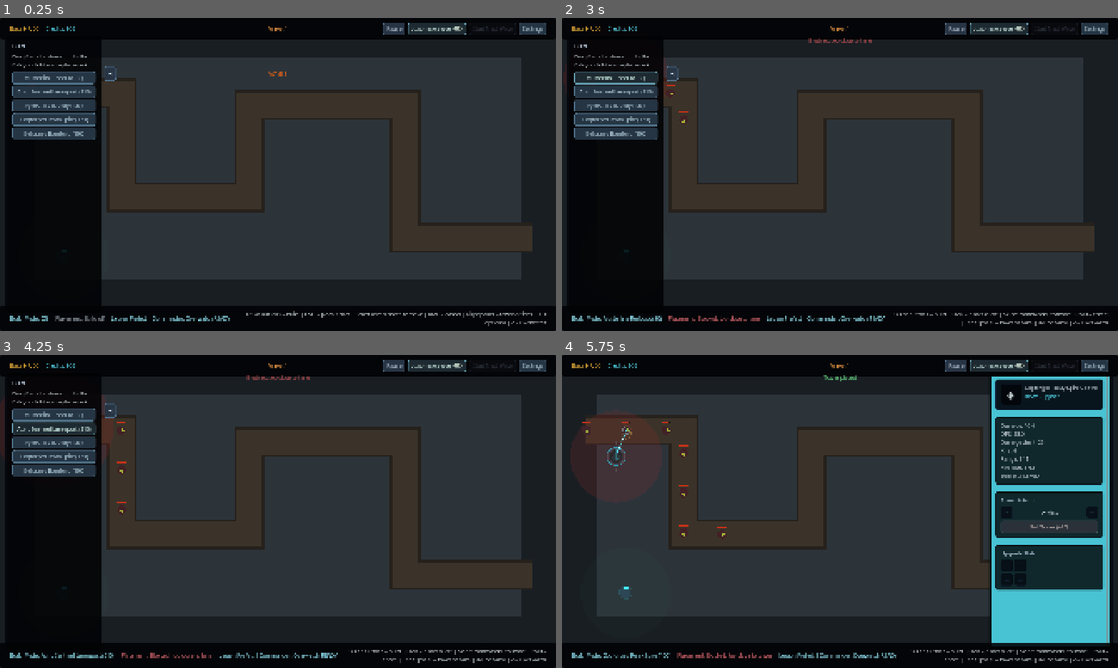
Above: before the commit, frames 1-4 (two rows, left to right).
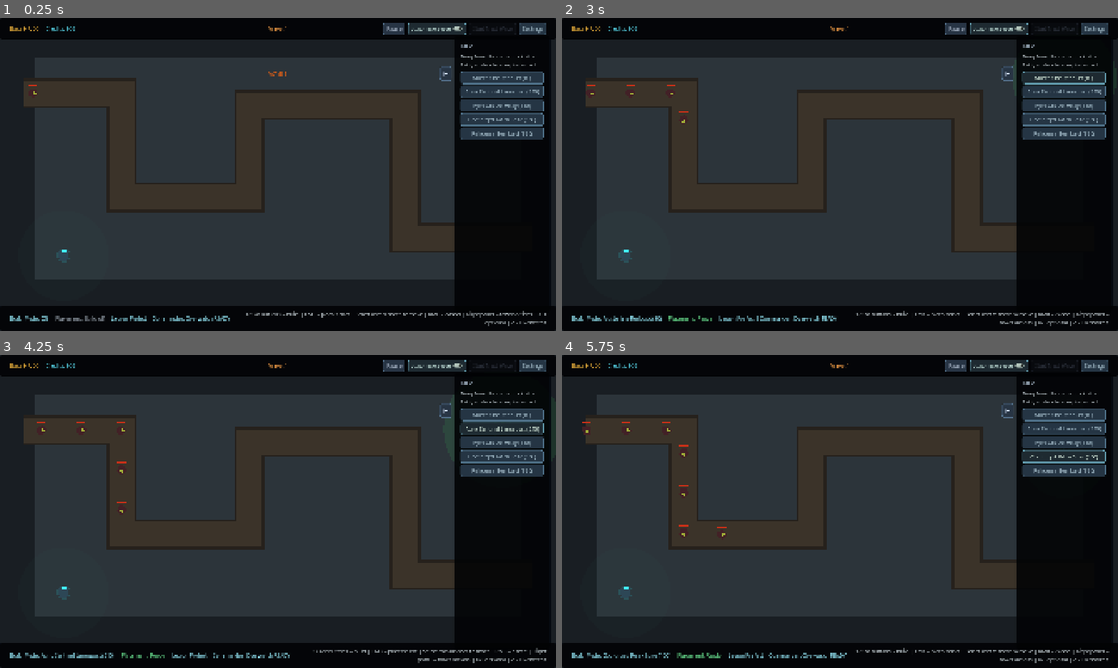
Above: after the commit, the same moments.

Repository: Auda29/TDG
Game: Godot game, scene res://scenes/bootstrap/game_root.tscn
Two runs of this game, one before a commit and one after it. Both use one fixed random seed, a clock stepped at 60 frames per second and the inputs below. This scene is started directly instead of the project's main scene.
Inputs:
- Up to frame 1 (0.25 s): no input
- Up to frame 2 (3 s): click "Auto Next Wave" at 0.5 s; click "Auto Next Wave" at 1.25 s; click "◀" (after the commit: "▶") at 2 s; click "Musterline Redoubt (80)" at 2.75 s
- Up to frame 3 (4.25 s): click "Auric Sentinel Lancepost (210)" at 3.5 s
- Up to frame 4 (5.75 s): click "Pyre Chapel Array (130)" at 4.25 s; click "Cogforged Relay Spire (160)" at 5 s

The runs differ from the first frame. In frame 1, 26% of the frame differs, in the area x 1-99%, y 6-92%; in frame 2, 27%; in frame 3, 27%, in the area x 0-99%, y 6-99%; in frame 4, 16%.

Commit message:
Refactor MVP HUD layout and enhance build drawer functionality
Updated the layout settings in mvp_hud.tscn to improve the positioning of the build drawer toggle button and panel for better visibility. Enhanced the build drawer functionality in mvp_hud.gd by introducing tween animations for smoother transitions when opening and closing the drawer. Adjusted button text for clarity and improved user interaction with the build drawer. This refactor aims to create a more intuitive and visually appealing HUD experience.

Diff:
--- a/game/scenes/ui/mvp_hud.tscn
+++ b/game/scenes/ui/mvp_hud.tscn
@@ -333,27 +333,27 @@
 
 [node name="BuildDrawerToggle" type="Button" parent="."]
 layout_mode = 1
-anchors_preset = 9
-anchor_left = 0.0
+anchors_preset = 1
+anchor_left = 1.0
 anchor_top = 0.0
-anchor_right = 0.0
+anchor_right = 1.0
 anchor_bottom = 0.0
-offset_left = 360.0
+offset_left = -396.0
 offset_top = 168.0
-offset_right = 396.0
+offset_right = -360.0
 offset_bottom = 216.0
-text = ">"
+text = "▶"
 
 [node name="BuildDrawerPanel" type="PanelContainer" parent="."]
 layout_mode = 1
-anchors_preset = 9
-anchor_left = 0.0
+anchors_preset = 11
+anchor_left = 1.0
 anchor_top = 0.0
-anchor_right = 0.0
-anchor_bottom = 1.0
-offset_left = 20.0
+anchor_right = 1.0
+anchor_bottom = 1.0
+offset_left = -352.0
 offset_top = 64.0
-offset_right = 352.0
+offset_right = -20.0
 offset_bottom = -64.0
 mouse_filter = 1
 
--- a/game/scripts/ui/mvp_hud.gd
+++ b/game/scripts/ui/mvp_hud.gd
@@ -168,6 +168,17 @@
 var _end_screen_pulse_time: float = 0.0
 var _settings_open: bool = false
 var _build_drawer_open: bool = true
+var _build_drawer_tween: Tween = null
+
+const BUILD_DRAWER_OPEN_LEFT := -352.0
+const BUILD_DRAWER_OPEN_RIGHT := -20.0
+const BUILD_DRAWER_CLOSED_LEFT := -20.0
+const BUILD_DRAWER_CLOSED_RIGHT := 312.0
+const BUILD_DRAWER_TOGGLE_OPEN_LEFT := -396.0
+const BUILD_DRAWER_TOGGLE_OPEN_RIGHT := -360.0
+const BUILD_DRAWER_TOGGLE_CLOSED_LEFT := -56.0
+const BUILD_DRAWER_TOGGLE_CLOSED_RIGHT := -20.0
+const BUILD_DRAWER_ANIM_DURATION := 0.18
 
 func _ready() -> void:
 	_connect_build_button(basic_tower_button, "musterline_redoubt")
@@ -211,7 +222,7 @@
 	reliquary_bombard_button.text = "%s (%d)" % [RELIQUARY_BOMBARD_DATA.get_localized_display_name(), RELIQUARY_BOMBARD_DATA.tower_cost]
 	_apply_visual_theme()
 	_apply_localized_ui()
-	_set_build_drawer_visible(_build_drawer_open)
+	_set_build_drawer_visible(_build_drawer_open, true)
 	_update_selected_panel()
 	_update_flow_panel()
 
@@ -420,10 +431,43 @@
 func _toggle_build_drawer() -> void:
 	_set_build_drawer_visible(not _build_drawer_open)
 
-func _set_build_drawer_visible(visible: bool) -> void:
+func _set_build_drawer_visible(visible: bool, immediate: bool = false) -> void:
+	var state_unchanged := _build_drawer_open == visible and _build_drawer_tween == null
 	_build_drawer_open = visible
-	build_drawer_panel.visible = visible
-	build_drawer_toggle_button.text = "◀" if visible else "▶"
+	build_drawer_toggle_button.visible = _selected_tower == null or not is_instance_valid(_selected_tower)
+	build_drawer_toggle_button.text = "▶" if visible else "◀"
+	if state_unchanged and not immediate:
+		build_drawer_panel.visible = visible
+		return
+	if _build_drawer_tween != null:
+		_build_drawer_tween.kill()
+		_build_drawer_tween = null
+	if immediate:
+		_apply_build_drawer_layout(visible)
+		build_drawer_panel.visible = visible
+		return
+	build_drawer_panel.visible = true
+	_build_drawer_tween = create_tween().set_trans(Tween.TRANS_CUBIC).set_ease(Tween.EASE_OUT)
+	_build_drawer_tween.parallel().tween_property(build_drawer_panel, "offset_left", BUILD_DRAWER_OPEN_LEFT if visible else BUILD_DRAWER_CLOSED_LEFT, BUILD_DRAWER_ANIM_DURATION)
+	_build_drawer_tween.parallel().tween_property(build_drawer_panel, "offset_right", BUILD_DRAWER_OPEN_RIGHT if visible else BUILD_DRAWER_CLOSED_RIGHT, BUILD_DRAWER_ANIM_DURATION)
+	_build_drawer_tween.parallel().tween_property(build_drawer_toggle_button, "offset_left", BUILD_DRAWER_TOGGLE_OPEN_LEFT if visible else BUILD_DRAWER_TOGGLE_CLOSED_LEFT, BUILD_DRAWER_ANIM_DURATION)
+	_build_drawer_tween.parallel().tween_property(build_drawer_toggle_button, "offset_right", BUILD_DRAWER_TOGGLE_OPEN_RIGHT if visible else BUILD_DRAWER_TOGGLE_CLOSED_RIGHT, BUILD_DRAWER_ANIM_DURATION)
+	if not visible:
+		_build_drawer_tween.tween_callback(func() -> void:
+			if not _build_drawer_open:
+				build_drawer_panel.visible = false
+			_build_drawer_tween = null
+		)
+	else:
+		_build_drawer_tween.tween_callback(func() -> void:
+			_build_drawer_tween = null
+		)
+
+func _apply_build_drawer_layout(visible: bool) -> void:
+	build_drawer_panel.offset_left = BUILD_DRAWER_OPEN_LEFT if visible else BUILD_DRAWER_CLOSED_LEFT
+	build_drawer_panel.offset_right = BUILD_DRAWER_OPEN_RIGHT if visible else BUILD_DRAWER_CLOSED_RIGHT
+	build_drawer_toggle_button.offset_left = BUILD_DRAWER_TOGGLE_OPEN_LEFT if visible else BUILD_DRAWER_TOGGLE_CLOSED_LEFT
+	build_drawer_toggle_button.offset_right = BUILD_DRAWER_TOGGLE_OPEN_RIGHT if visible else BUILD_DRAWER_TOGGLE_CLOSED_RIGHT
 
 func _apply_visual_theme() -> void:
 	bottom_bar.self_modulate = UI_PANEL_TINT
